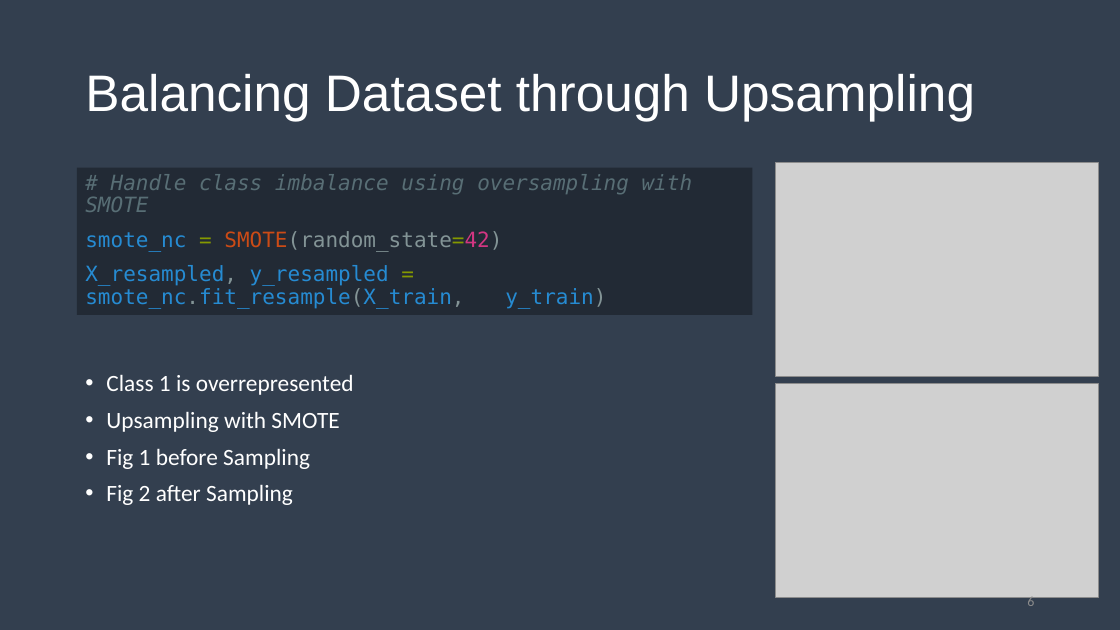
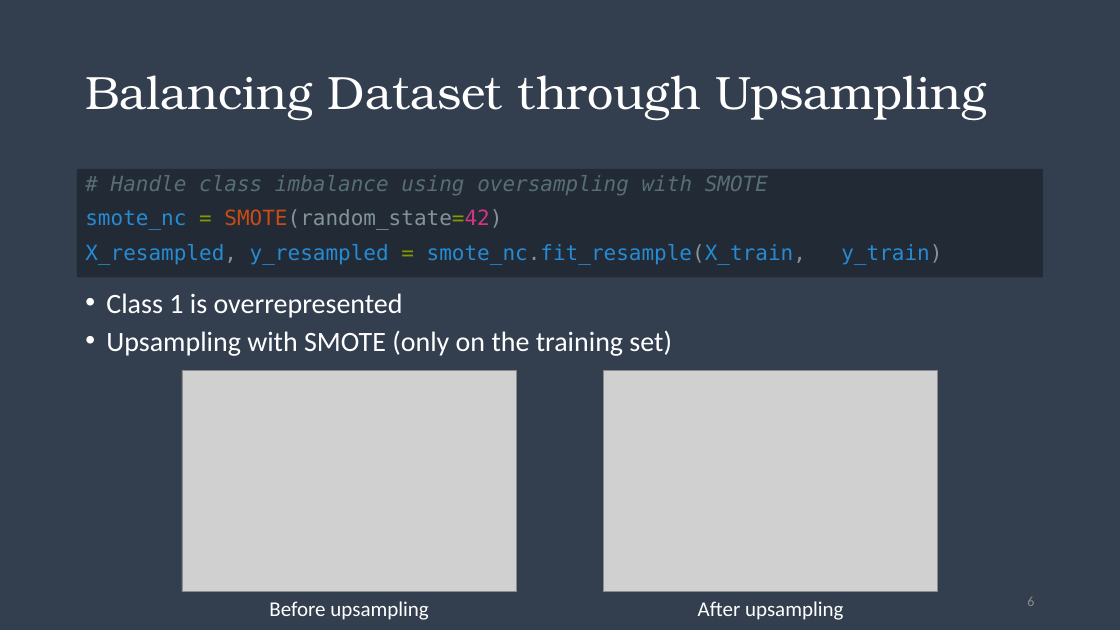
Before and after one commit to liamti5/Real-Estate-Price-Class-Estimation-UZH, a slide deck: slide 6 of Introduction to Machine Learning.pptx. Drawn at 1120x630 pixels with LibreOffice and Linux fonts; fonts in the diff are those of the drawing; grey boxes stand for pictures. Boxes give left, top, right and bottom in pixels: in the first picture for what was removed or moved away, otherwise in the second. Text is boxed around its words. In the diff, an @@ line names an element or a change of style, - is before the commit and + after.

```diff
--- a/Introduction to Machine Learning.pptx
+++ b/Introduction to Machine Learning.pptx
@@ title "Balancing Dataset through Upsampling" at (85,75,987,120): size 44 to 40 pt, font Arial to TeX Gyre Bonum @@
@@ rectangle "# Handle class imbalance using ...": place and size @@
-rectangle "# Handle class imbalance using ..." at (77,168,753,315)
+rectangle "# Handle class imbalance using ..." at (77,169,1044,277)
@@ text "Class 1 is overrepresented": place and size @@
-text "Class 1 is overrepresented" at (106,374,354,505)
+text "Class 1 is overrepresented" at (106,293,672,356)
@@ text at (106,293,403,318): size 20 to 24 pt in "Class 1 is overrepresented"; line spacing 0.9 to 0.8 @@
@@ text at (106,331,672,356): text changed; size 20 to 24 pt @@
-• Upsampling with SMOTE
-• Fig 1 before Sampling
-• Fig 2 after Sampling
+• Upsampling with SMOTE (only on the training set)
@@ picture: place and size @@
-picture at (776,163,1098,376)
+picture at (182,371,517,592)
@@ picture: place and size @@
-picture at (776,384,1098,597)
+picture at (603,371,938,592)
@@ text added at (269,601,428,620), 18 pt, text #FFFFFF @@
+Before upsampling
@@ text added at (698,601,843,620), 18 pt, text #FFFFFF @@
+After upsampling
```
Also in this commit, not shown: 8 other slides changed, 1 slide added, 2 other files.
